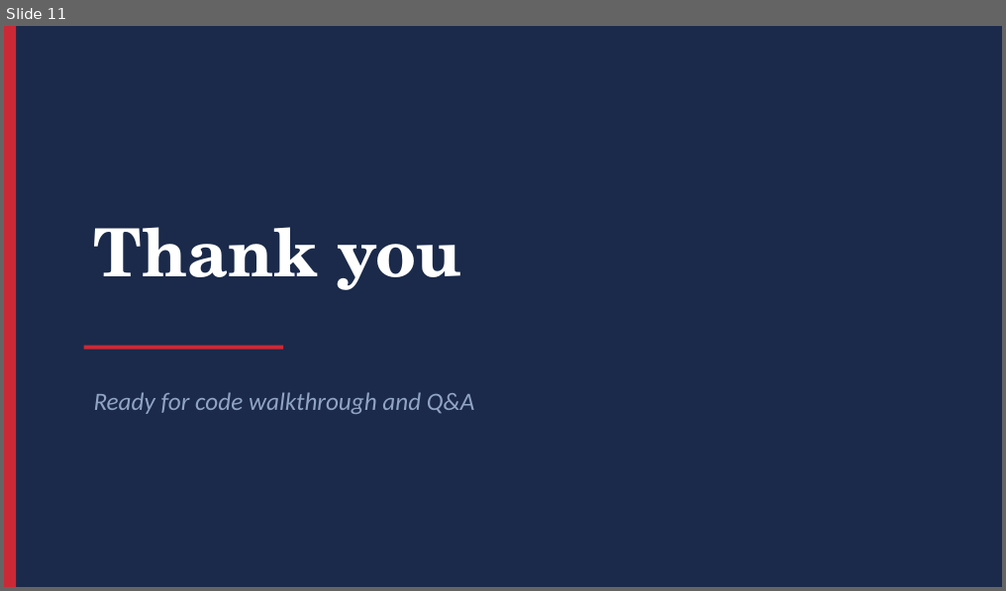
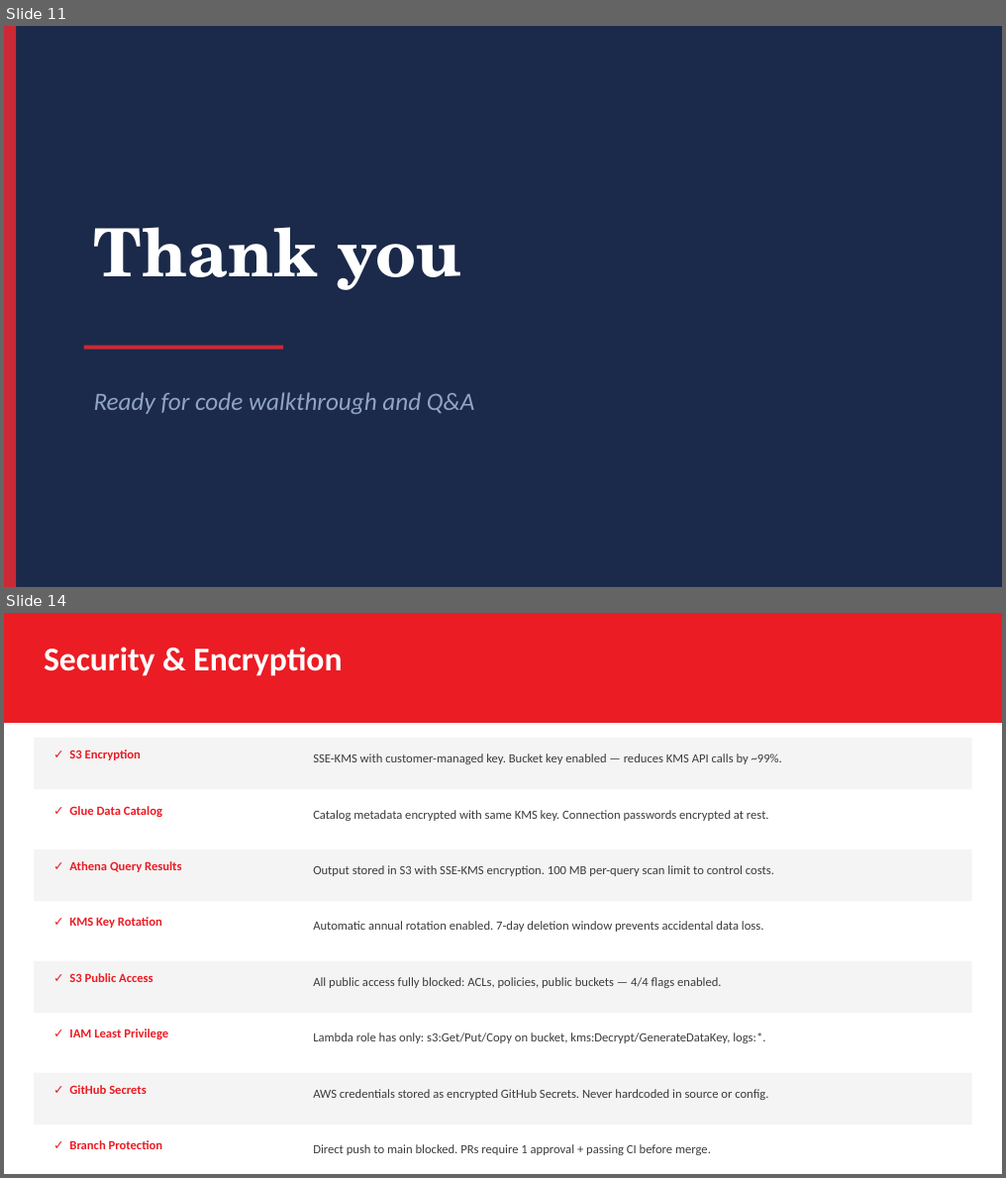
Before and after one commit to SarathArrepu/Adobe-project, a slide deck: Adobe_Assessment_Presentation.pptx. Shown one above the other, each under a label of ours: slide 11 before the commit, slides 11 and 14 after it; the slides between them are not shown. The pictures are 1006x591 and 1006x1178 pixels, drawn with LibreOffice and Linux fonts; fonts in the diff are those of the drawing. Boxes give left, top, right and bottom in pixels: in the first picture for what was removed or moved away, otherwise in the second. Text is boxed around its words. In the diff, an @@ line names an element or a change of style, - is before the commit and + after.

```diff
--- a/Adobe_Assessment_Presentation.pptx
+++ b/Adobe_Assessment_Presentation.pptx
@@ slide 14 added at (4, 613, 1002, 1174), background #FFFFFF @@
@@ rectangle added at (4, 613, 1002, 723), fill #EB1C24 @@
@@ text added at (44, 647, 342, 676), 24 pt, text #FFFFFF, bold @@
+Security & Encryption
@@ rectangle added at (34, 738, 972, 789), fill #F4F4F4 @@
@@ text added at (69, 750, 141, 761), 9 pt, text #EB1C24, bold @@
+✓ S3 Encryption
@@ text added at (313, 754, 782, 764), 9 pt, text #3C3C3C @@
+SSE-KMS with customer-managed key. Bucket key enabled — reduces KMS API calls by ~99%.
@@ rectangle added at (34, 793, 972, 846), fill #FFFFFF @@
@@ text added at (69, 806, 162, 817), 9 pt, text #EB1C24, bold @@
+✓ Glue Data Catalog
@@ text added at (313, 810, 769, 821), 9 pt, text #3C3C3C @@
+Catalog metadata encrypted with same KMS key. Connection passwords encrypted at rest.
@@ rectangle added at (34, 850, 972, 901), fill #F4F4F4 @@
@@ text added at (69, 861, 182, 872), 9 pt, text #EB1C24, bold @@
+✓ Athena Query Results
@@ text added at (313, 865, 774, 876), 9 pt, text #3C3C3C @@
+Output stored in S3 with SSE-KMS encryption. 100 MB per-query scan limit to control costs.
@@ rectangle added at (34, 905, 972, 958), fill #FFFFFF @@
@@ text added at (69, 917, 162, 928), 9 pt, text #EB1C24, bold @@
+✓ KMS Key Rotation
@@ text added at (313, 921, 764, 932), 9 pt, text #3C3C3C @@
+Automatic annual rotation enabled. 7-day deletion window prevents accidental data loss.
@@ rectangle added at (34, 961, 972, 1013), fill #F4F4F4 @@
@@ text added at (69, 973, 153, 982), 9 pt, text #EB1C24, bold @@
+✓ S3 Public Access
@@ text added at (313, 977, 722, 988), 9 pt, text #3C3C3C @@
+All public access fully blocked: ACLs, policies, public buckets — 4/4 flags enabled.
@@ rectangle added at (34, 1017, 972, 1069), fill #FFFFFF @@
@@ text added at (69, 1029, 168, 1040), 9 pt, text #EB1C24, bold @@
+✓ IAM Least Privilege
@@ text added at (313, 1033, 765, 1044), 9 pt, text #3C3C3C @@
+Lambda role has only: s3:Get/Put/Copy on bucket, kms:Decrypt/GenerateDataKey, logs:*.
@@ rectangle added at (34, 1073, 972, 1125), fill #F4F4F4 @@
@@ text added at (69, 1085, 147, 1094), 9 pt, text #EB1C24, bold @@
+✓ GitHub Secrets
@@ text added at (313, 1089, 768, 1100), 9 pt, text #3C3C3C @@
+AWS credentials stored as encrypted GitHub Secrets. Never hardcoded in source or config.
@@ rectangle added at (34, 1129, 972, 1174), fill #FFFFFF @@
@@ text added at (69, 1141, 163, 1150), 9 pt, text #EB1C24, bold @@
+✓ Branch Protection
@@ text added at (313, 1145, 711, 1156), 9 pt, text #3C3C3C @@
+Direct push to main blocked. PRs require 1 approval + passing CI before merge.
```
Also in this commit, not shown: 1 slide changed, 4 other slides added, 3 other files.
